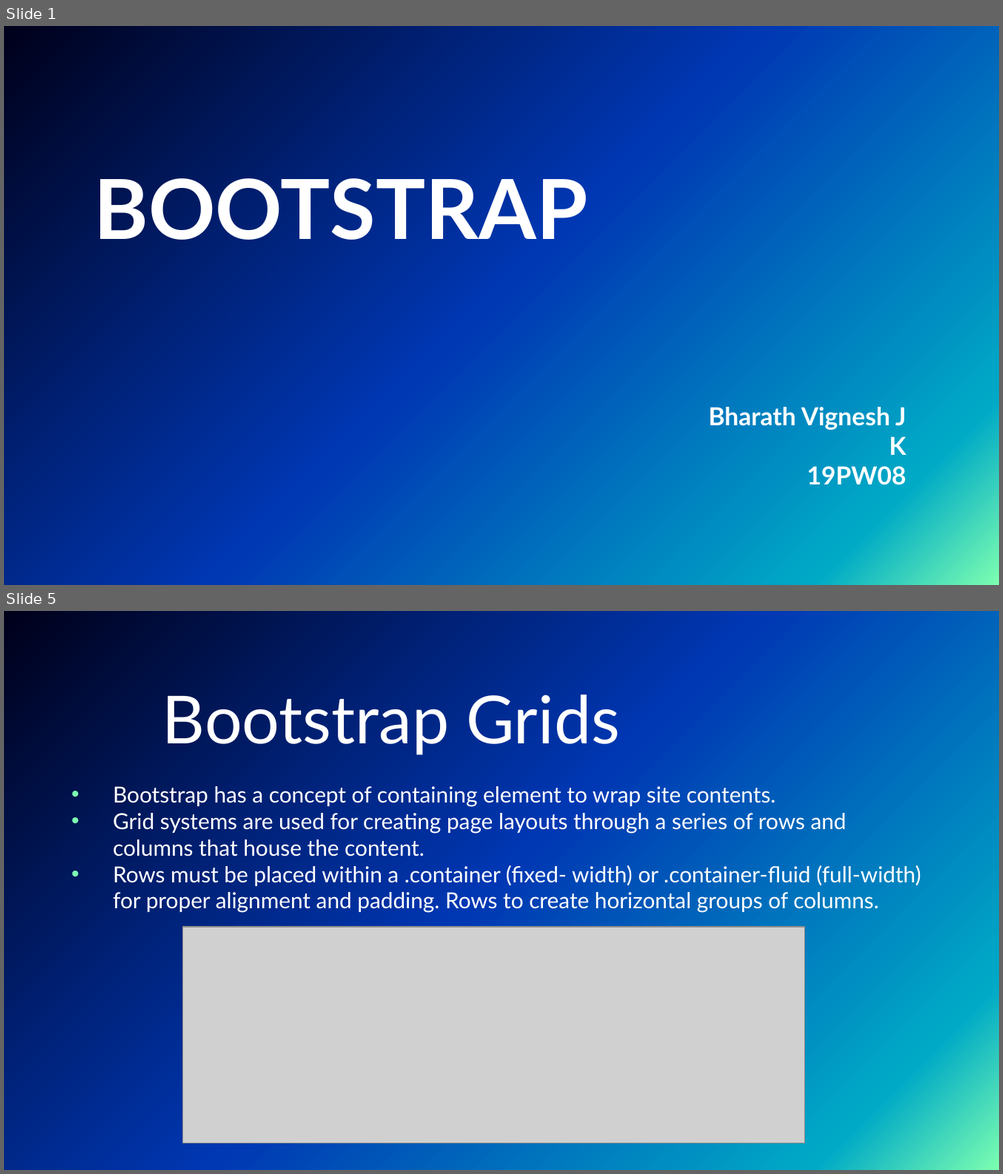
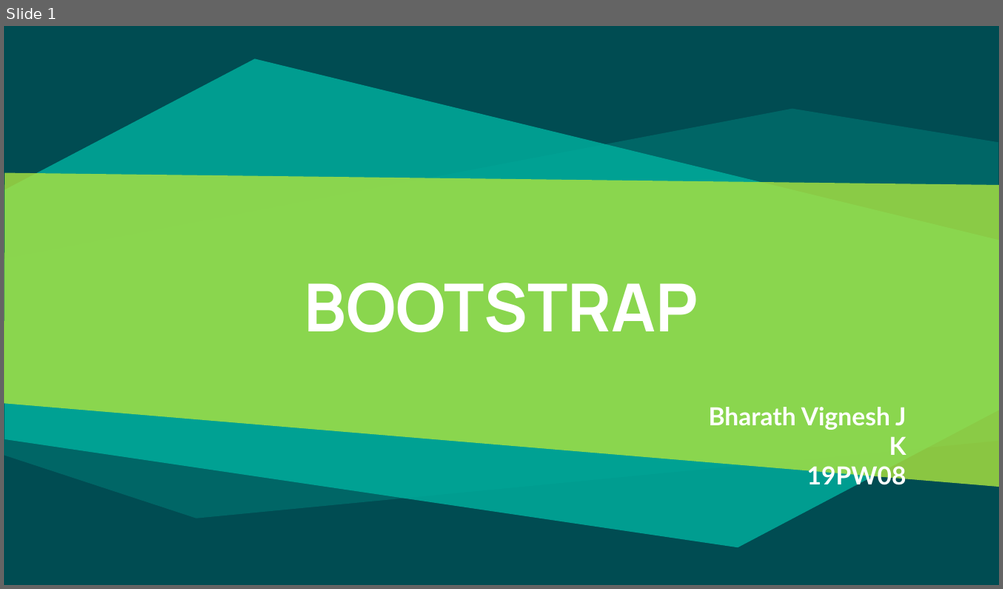
Before and after one commit to RazCrimson/Lab_Main, a slide deck: Sem 2/Web development Lab/Class/Bootstrap.pptx. Shown one above the other, each under a label of ours: slides 1 and 5 before the commit, slide 1 after it; the slides between them are not shown. The pictures are 1003x1174 and 1003x589 pixels, drawn with LibreOffice and Linux fonts; fonts in the diff are those of the drawing; grey boxes stand for pictures; background and template pictures are left out. Boxes give left, top, right and bottom in pixels: in the first picture for what was removed or moved away, otherwise in the second. Text is boxed around its words. In the diff, an @@ line names an element or a change of style, - is before the commit and + after.

```diff
--- a/Sem 2/Web development Lab/Class/Bootstrap.pptx
+++ b/Sem 2/Web development Lab/Class/Bootstrap.pptx
@@ slide 5 removed at [4, 611, 999, 1170], background picture (left out) @@
@@ text removed at [162, 686, 620, 755] @@
-Bootstrap Grids
@@ text removed at [113, 786, 921, 913] @@
-• Bootstrap has a concept of containing element to wrap site contents.
-• Grid systems are used for creating page layouts through a series of rows and columns that house the content.
-• Rows must be placed within a .container (fixed- width) or .container-fluid (full-width) for proper alignment and padding. Rows to create horizontal groups of columns.
@@ picture removed at [183, 927, 805, 1144] @@
@@ slide 1 changed as well @@
@@ background picture (left out) to #004C52 @@
@@ freeform shape added at [5, 59, 999, 548], fill #00AE9D at 83% opacity @@
@@ freeform shape added at [4, 109, 998, 518], fill #00AE9D at 27% opacity @@
@@ freeform shape added at [4, 173, 999, 488], fill #ABE33F at 81% opacity @@
@@ title "BOOTSTRAP": place and size @@
-title "BOOTSTRAP" at [94, 167, 588, 254]
+title "BOOTSTRAP" at [304, 283, 698, 333]
@@ title "BOOTSTRAP" at [304, 283, 698, 333]: size 60 to 48 pt, font Lato to Manrope; alignment left to centre; vertical alignment top to middle @@
```
Also in this commit, not shown: 6 other slides changed, 10 slides added, 3 other slides removed, 32 other files.
